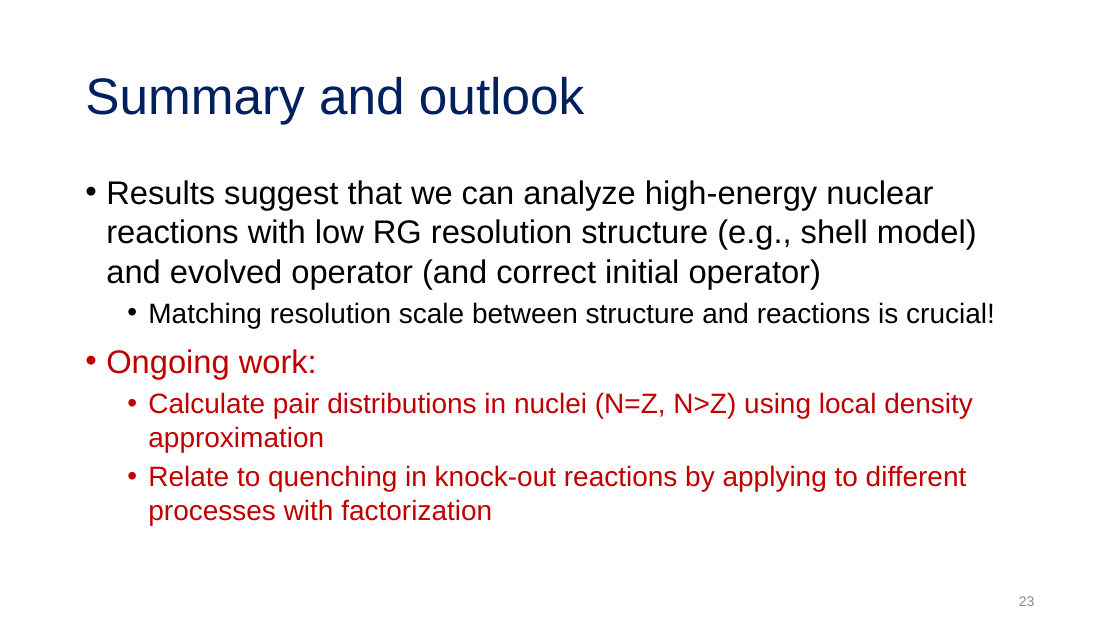
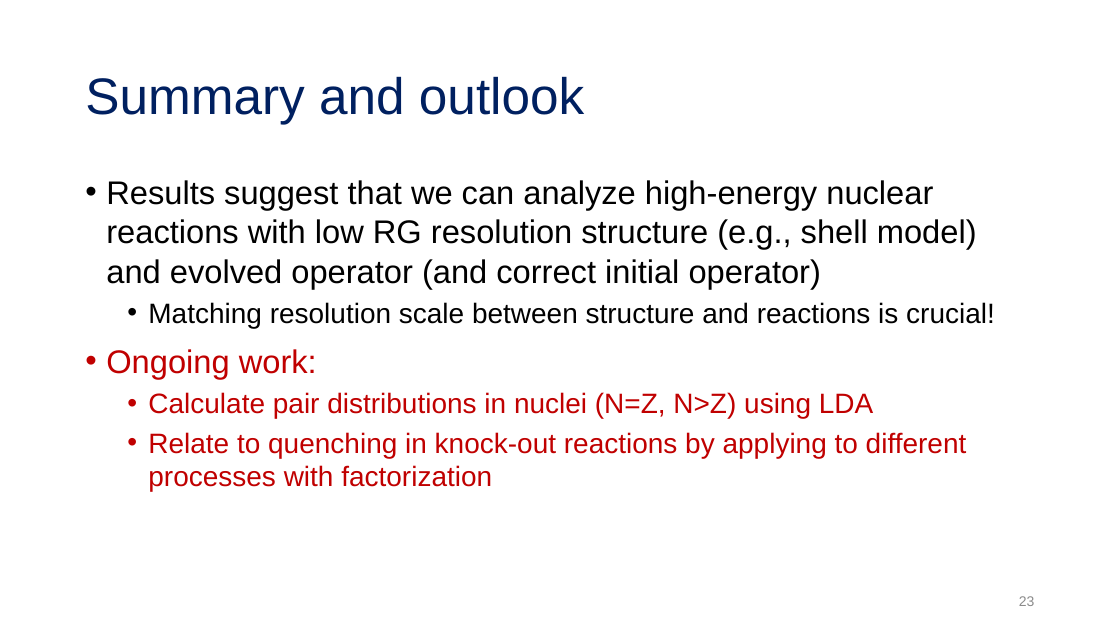
Before and after one commit to tropiano4/tropiano-srg, a slide deck: slide 23 of Presentations/DNP_October2020/tropiano_dnp_october2020.pptx. Drawn at 1120x630 pixels with LibreOffice and Linux fonts; fonts in the diff are those of the drawing. Boxes give left, top, right and bottom in pixels: in the first picture for what was removed or moved away, otherwise in the second. Text is boxed around its words. In the diff, an @@ line names an element or a change of style, - is before the commit and + after.

```diff
--- a/Presentations/DNP_October2020/tropiano_dnp_october2020.pptx
+++ b/Presentations/DNP_October2020/tropiano_dnp_october2020.pptx
@@ text at [148, 392, 873, 418]: text changed @@
-  • Calculate pair distributions in nuclei (N=Z, N>Z) using local density approximation
+  • Calculate pair distributions in nuclei (N=Z, N>Z) using LDA
```
Also in this commit, not shown: 2 other slides changed, 1 other file.
